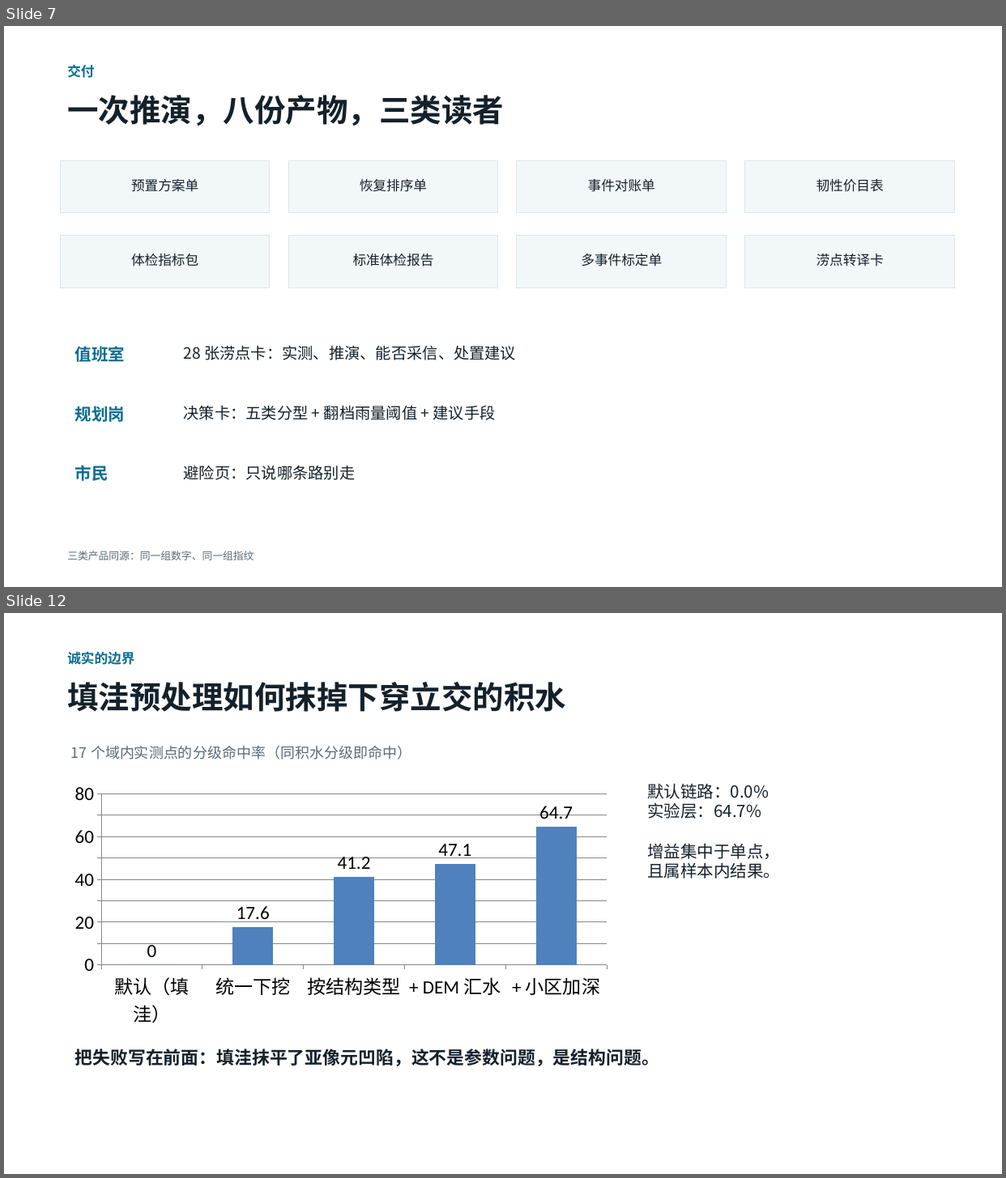
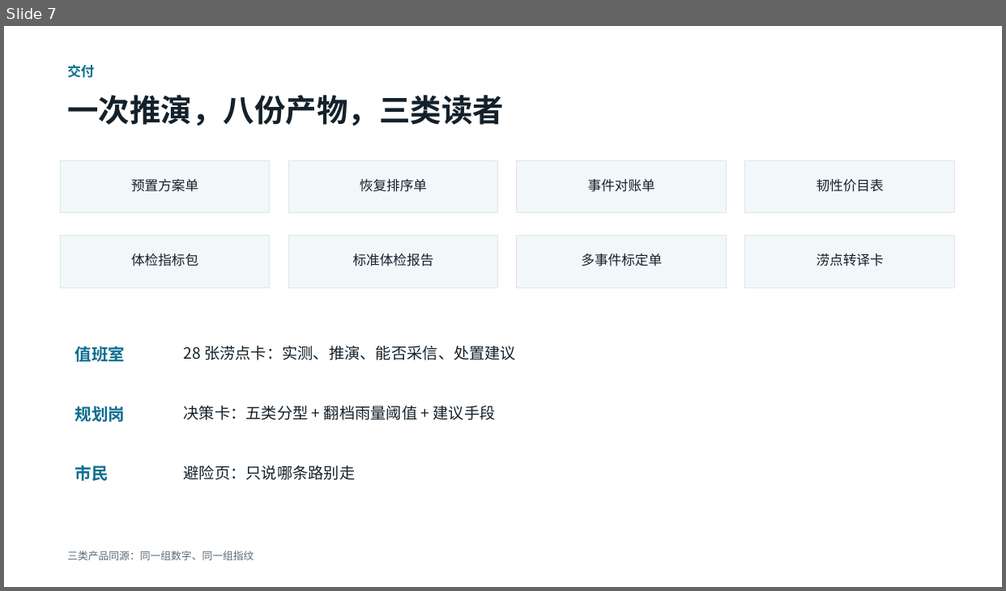
Before and after one commit to toki0413/typhoeus, a slide deck: docs/demo/typhoeus-demo.pptx. Shown one above the other, each under a label of ours: slides 7 and 12 before the commit, slide 7 after it; the slides between them are not shown. The pictures are 1006x1178 and 1006x591 pixels, drawn with LibreOffice and Linux fonts; fonts in the diff are those of the drawing. Boxes give left, top, right and bottom in pixels: in the first picture for what was removed or moved away, otherwise in the second. Text is boxed around its words. In the diff, an @@ line names an element or a change of style, - is before the commit and + after.

```diff
--- a/docs/demo/typhoeus-demo.pptx
+++ b/docs/demo/typhoeus-demo.pptx
@@ slide 12 removed at (x1=4, y1=613, x2=1002, y2=1174), background #FFFFFF @@
@@ text removed at (x1=67, y1=651, x2=134, y2=665) @@
-诚实的边界
@@ text removed at (x1=67, y1=682, x2=566, y2=712) @@
-填洼预处理如何抹掉下穿立交的积水
@@ text removed at (x1=71, y1=746, x2=411, y2=760) @@
-17 个域内实测点的分级命中率（同积水分级即命中）
@@ column chart removed at (x1=64, y1=777, x2=618, y2=1033) @@
-categories: 默认（填洼）, 统一下挖, 按结构类型, + DEM 汇水, + 小区加深
-Series 1: 0, 17.6, 41.2, 47.1, 64.7
@@ text removed at (x1=539, y1=806, x2=780, y2=879) @@
-默认链路：0.0%
-实验层：64.7%
-增益集中于单点，
-且属样本内结果。
@@ text removed at (x1=75, y1=1049, x2=659, y2=1067) @@
-把失败写在前面：填洼抹平了亚像元凹陷，这不是参数问题，是结构问题。
```
Also in this commit, not shown: 12 slides changed, 11 other files.
